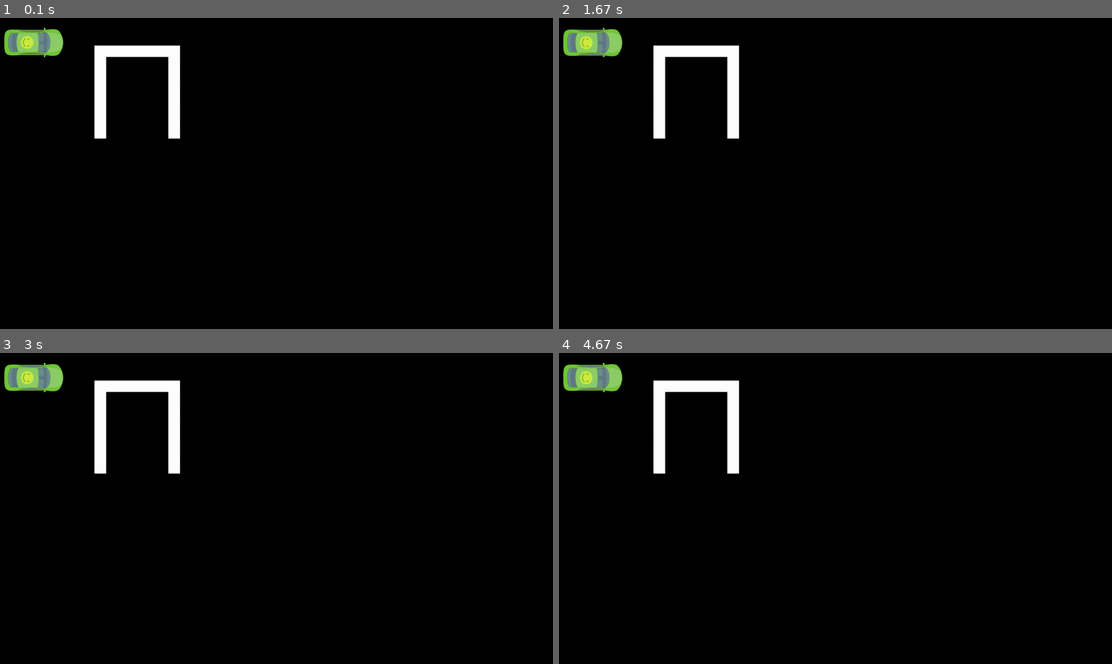
Above: before the commit, frames 1-4 (two rows, left to right).
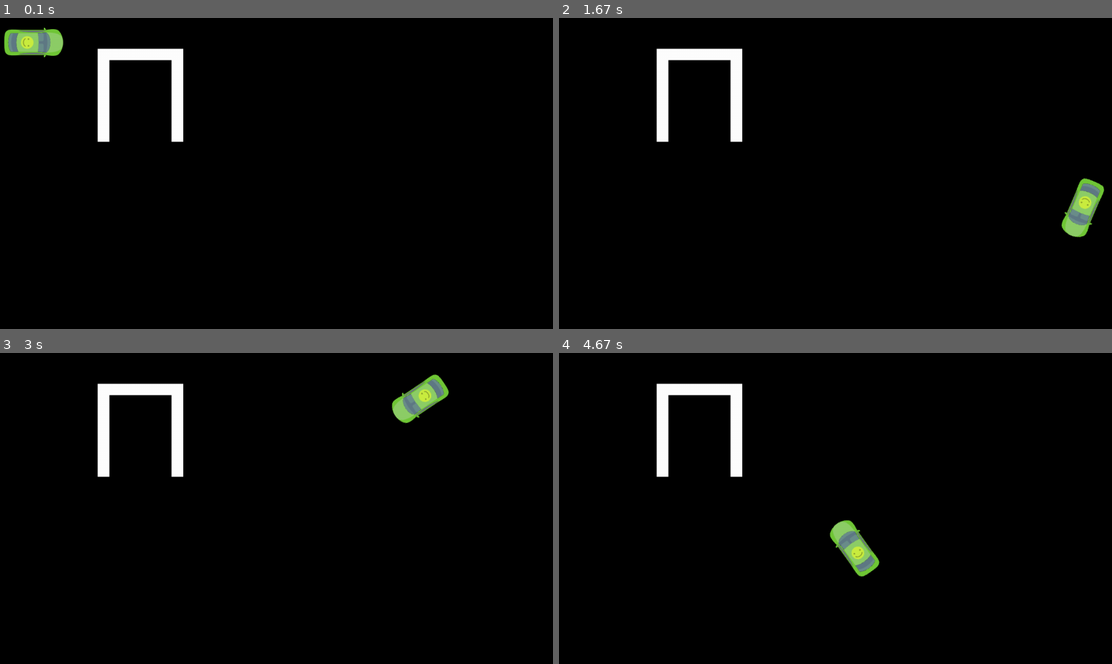
Above: after the commit, the same moments.

Repository: teamvaletparker/ValetParker
Game: pygame game, started from Documents/그래픽구현/Code/pygame-car-tutorial-master/game.py
Two runs of this game, one before a commit and one after it. Both use one fixed random seed, a clock stepped at 60 frames per second and the inputs below.
Inputs:
- Up to frame 1 (0.1 s): no input
- Up to frame 2 (1.67 s): hold Right 0.33-0.8 s; hold Up 0.83-1.3 s; hold Right from 1.33 s (still down)
- Up to frame 3 (3 s): release Right at 1.8 s; hold Left 1.83-2.37 s; hold Down 2.4-2.7 s; hold Left from 2.73 s (still down)
- Up to frame 4 (4.67 s): release Left at 3.13 s; hold Up 3.17-3.53 s; tap Space at 3.23, 3.63, 3.93, 4.3 s; hold Right 3.57-4.2 s; hold Down 4.23-4.6 s; hold Left from 4.63 s (still down)

The runs differ from the first frame. In frame 1, 1.1% of the frame differs, in the area x 17-34%, y 8-40%; in frame 2, 2.9%, in the area x 0-99%, y 3-71%; in frame 3, 2.9%; in frame 4, 2.9%.

Commit message:
update game.py

Diff:
--- /dev/null
+++ b/Documents/desktop.ini
@@ -0,0 +1,4 @@
+[ViewState]
+Mode=
+Vid=
+FolderType=Generic
--- a/Documents/그래픽구현/Code/pygame-car-tutorial-master/game.py
+++ b/Documents/그래픽구현/Code/pygame-car-tutorial-master/game.py
@@ -1,11 +1,11 @@
-import os
+import sys,os,time
 import pygame
-from math import tan, radians, degrees, copysign
+from math import tan, radians, degrees, copysign, cos ,sin
 from pygame.math import Vector2
-
+from pygame.locals import *
 
 class Car:
-    def __init__(self, x, y, angle=0.0, length=4, max_steering=30, max_acceleration=5.0):
+    def __init__(self, x, y, angle=0.0, width = 1.1, length=4, max_steering=30, max_acceleration=5.0):
         self.position = Vector2(x, y)
         self.velocity = Vector2(0.0, 0.0)
         self.angle = angle
@@ -15,6 +15,7 @@
         self.max_velocity = 20
         self.brake_deceleration = 10
         self.free_deceleration = 2
+        self.width = width;
 
         self.acceleration = 0.0
         self.steering = 0.0
@@ -24,7 +25,7 @@
         self.velocity.x = max(-self.max_velocity, min(self.velocity.x, self.max_velocity))
 
         if self.steering:
-            turning_radius = self.length / tan(radians(self.steering))
+            turning_radius = self.length / sin(radians(self.steering))
             angular_velocity = self.velocity.x / turning_radius
         else:
             angular_velocity = 0
@@ -44,8 +45,16 @@
         height = 720
         self.screen = pygame.display.set_mode((width, height))
         self.clock = pygame.time.Clock()
-        self.ticks = 60
+        self.ticks = 60 # 초당 60 프레임
         self.exit = False
+        self.count = 0
+        now = time.localtime()
+        self.year = now.tm_year
+        self.month = now.tm_mon
+        self.day = now.tm_mday
+        self.hour = now.tm_hour
+        self.min = now.tm_min
+        self.sec = now.tm_sec
 
     def run(self):
         current_dir = os.path.dirname(os.path.abspath(__file__))
@@ -55,17 +64,26 @@
 #        ppu = 32
         image_path2 = os.path.join(current_dir, "block2.png")
         block_image = pygame.image.load(image_path2)
-        block = Block(3, 3)
+        block = Block(10 , 10)
         ppu = 32
+        #create folder
+        Dir = "D:\\ORG\\WorkSpace\\그래픽캡쳐모듈\\record history\\"+str(self.year)+"-"+str(self.month)+"-"+str(self.day)+"_"+str(self.hour)+"."+str(self.min)+"."+str(self.sec)
+        if not os.path.isdir(Dir):
+            os.mkdir(Dir)
+        #set frame for game capture
+        pygame.time.set_timer(USEREVENT+1, 33) #1초(1000밀리초)/60frame 구하기 =16.6...FPS
 
         while not self.exit:
-            dt = self.clock.get_time() / 1000
+            dt = 0.1
 
             # Event queue
             for event in pygame.event.get():
                 if event.type == pygame.QUIT:
                     self.exit = True
-
+                elif event.type == USEREVENT+1: #Capture : Game capture and save files
+                    name = str(self.count)+".jpg"
+                    pygame.image.save(self.screen,Dir+"\\"+name)
+                    self.count = self.count+16
             # User input
             pressed = pygame.key.get_pressed()
 
@@ -73,12 +91,12 @@
                 if car.velocity.x < 0:
                     car.acceleration = car.brake_deceleration
                 else:
-                    car.acceleration += 1 * dt
+                    car.acceleration += 1
             elif pressed[pygame.K_DOWN]:
                 if car.velocity.x > 0:
                     car.acceleration = -car.brake_deceleration
                 else:
-                    car.acceleration -= 1 * dt
+                    car.acceleration -= 1
             elif pressed[pygame.K_SPACE]:
                 if abs(car.velocity.x) > dt * car.brake_deceleration:
                     car.acceleration = -copysign(car.brake_deceleration, car.velocity.x)
@@ -93,13 +111,21 @@
             car.acceleration = max(-car.max_acceleration, min(car.acceleration, car.max_acceleration))
 
             if pressed[pygame.K_RIGHT]:
-                car.steering -= 30 * dt
+                car.steering -= 3
             elif pressed[pygame.K_LEFT]:
-                car.steering += 30 * dt
+                car.steering += 3
             else:
                 car.steering = 0
             car.steering = max(-car.max_steering, min(car.steering, car.max_steering))
 
+            if car.position.x > 40 :
+                car.position.x = 40
+            if car.position.x < 0 :
+                car.position.x = 0
+            if car.position.y >21 :
+                car.position.y = 21
+            if car.position.y < 0 :
+                car.position.y = 0
             # Logic
             car.update(dt)
 
@@ -112,7 +138,7 @@
             self.screen.blit(rotated, car.position * ppu - (rect.width / 2, rect.height / 2))
             pygame.display.flip()
 
-            self.clock.tick(self.ticks)
+            self.clock.tick(self.ticks) # 60 FPS(frames per sec)설정
         pygame.quit()
 
 
--- a/Documents/그래픽구현/Code/pygame-car-tutorial-master/pygame-car-tutorial-master_backup/game.py
+++ b/Documents/그래픽구현/Code/pygame-car-tutorial-master/pygame-car-tutorial-master_backup/game.py
@@ -1,11 +1,11 @@
-import os
+import sys,os,time
 import pygame
-from math import tan, radians, degrees, copysign
+from math import tan, radians, degrees, copysign, cos ,sin
 from pygame.math import Vector2
-
+from pygame.locals import *
 
 class Car:
-    def __init__(self, x, y, angle=0.0, length=4, max_steering=30, max_acceleration=5.0):
+    def __init__(self, x, y, angle=0.0, width = 1.1, length=4, max_steering=30, max_acceleration=5.0):
         self.position = Vector2(x, y)
         self.velocity = Vector2(0.0, 0.0)
         self.angle = angle
@@ -15,6 +15,7 @@
         self.max_velocity = 20
         self.brake_deceleration = 10
         self.free_deceleration = 2
+        self.width = width;
 
         self.acceleration = 0.0
         self.steering = 0.0
@@ -24,7 +25,7 @@
         self.velocity.x = max(-self.max_velocity, min(self.velocity.x, self.max_velocity))
 
         if self.steering:
-            turning_radius = self.length / tan(radians(self.steering))
+            turning_radius = self.length / sin(radians(self.steering))
             angular_velocity = self.velocity.x / turning_radius
         else:
             angular_velocity = 0
@@ -44,8 +45,16 @@
         height = 720
         self.screen = pygame.display.set_mode((width, height))
         self.clock = pygame.time.Clock()
-        self.ticks = 60
+        self.ticks = 60 # 초당 60 프레임
         self.exit = False
+        self.count = 0
+        now = time.localtime()
+        self.year = now.tm_year
+        self.month = now.tm_mon
+        self.day = now.tm_mday
+        self.hour = now.tm_hour
+        self.min = now.tm_min
+        self.sec = now.tm_sec
 
     def run(self):
         current_dir = os.path.dirname(os.path.abspath(__file__))
@@ -55,17 +64,26 @@
 #        ppu = 32
         image_path2 = os.path.join(current_dir, "block2.png")
         block_image = pygame.image.load(image_path2)
-        block = Block(3, 3)
+        block = Block(10 , 10)
         ppu = 32
+        #create folder
+        Dir = "D:\\ORG\\WorkSpace\\그래픽캡쳐모듈\\record history\\"+str(self.year)+"-"+str(self.month)+"-"+str(self.day)+"_"+str(self.hour)+"."+str(self.min)+"."+str(self.sec)
+        if not os.path.isdir(Dir):
+            os.mkdir(Dir)
+        #set frame for game capture
+        pygame.time.set_timer(USEREVENT+1, 33) #1초(1000밀리초)/60frame 구하기 =16.6...FPS
 
         while not self.exit:
-            dt = self.clock.get_time() / 1000
+            dt = 0.1
 
             # Event queue
             for event in pygame.event.get():
                 if event.type == pygame.QUIT:
                     self.exit = True
-
+                elif event.type == USEREVENT+1: #Capture : Game capture and save files
+                    name = str(self.count)+".jpg"
+                    pygame.image.save(self.screen,Dir+"\\"+name)
+                    self.count = self.count+16
             # User input
             pressed = pygame.key.get_pressed()
 
@@ -73,12 +91,12 @@
                 if car.velocity.x < 0:
                     car.acceleration = car.brake_deceleration
                 else:
-                    car.acceleration += 1 * dt
+                    car.acceleration += 1
             elif pressed[pygame.K_DOWN]:
                 if car.velocity.x > 0:
                     car.acceleration = -car.brake_deceleration
                 else:
-                    car.acceleration -= 1 * dt
+                    car.acceleration -= 1
             elif pressed[pygame.K_SPACE]:
                 if abs(car.velocity.x) > dt * car.brake_deceleration:
                     car.acceleration = -copysign(car.brake_deceleration, car.velocity.x)
@@ -93,13 +111,21 @@
             car.acceleration = max(-car.max_acceleration, min(car.acceleration, car.max_acceleration))
 
             if pressed[pygame.K_RIGHT]:
-                car.steering -= 30 * dt
+                car.steering -= 3
             elif pressed[pygame.K_LEFT]:
-                car.steering += 30 * dt
+                car.steering += 3
             else:
                 car.steering = 0
             car.steering = max(-car.max_steering, min(car.steering, car.max_steering))
 
+            if car.position.x > 40 :
+                car.position.x = 40
+            if car.position.x < 0 :
+                car.position.x = 0
+            if car.position.y >21 :
+                car.position.y = 21
+            if car.position.y < 0 :
+                car.position.y = 0
             # Logic
             car.update(dt)
 
@@ -112,7 +138,7 @@
             self.screen.blit(rotated, car.position * ppu - (rect.width / 2, rect.height / 2))
             pygame.display.flip()
 
-            self.clock.tick(self.ticks)
+            self.clock.tick(self.ticks) # 60 FPS(frames per sec)설정
         pygame.quit()
 
 
Not shown, changed: Documents/그래픽구현/Code/pygame-car-tutorial-master/README.md
Not shown, added: Documents/그래픽구현/Readme.md
